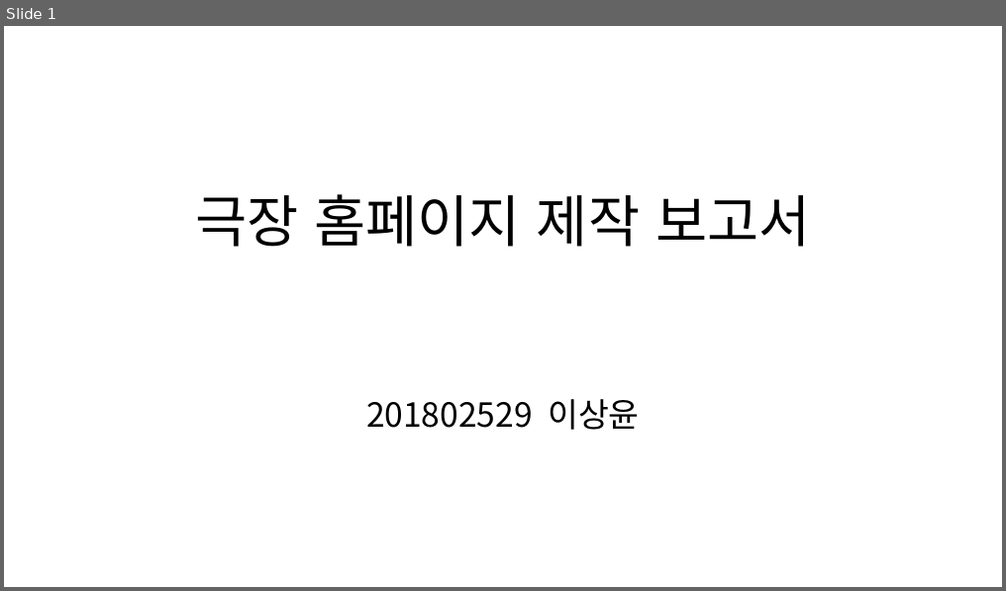
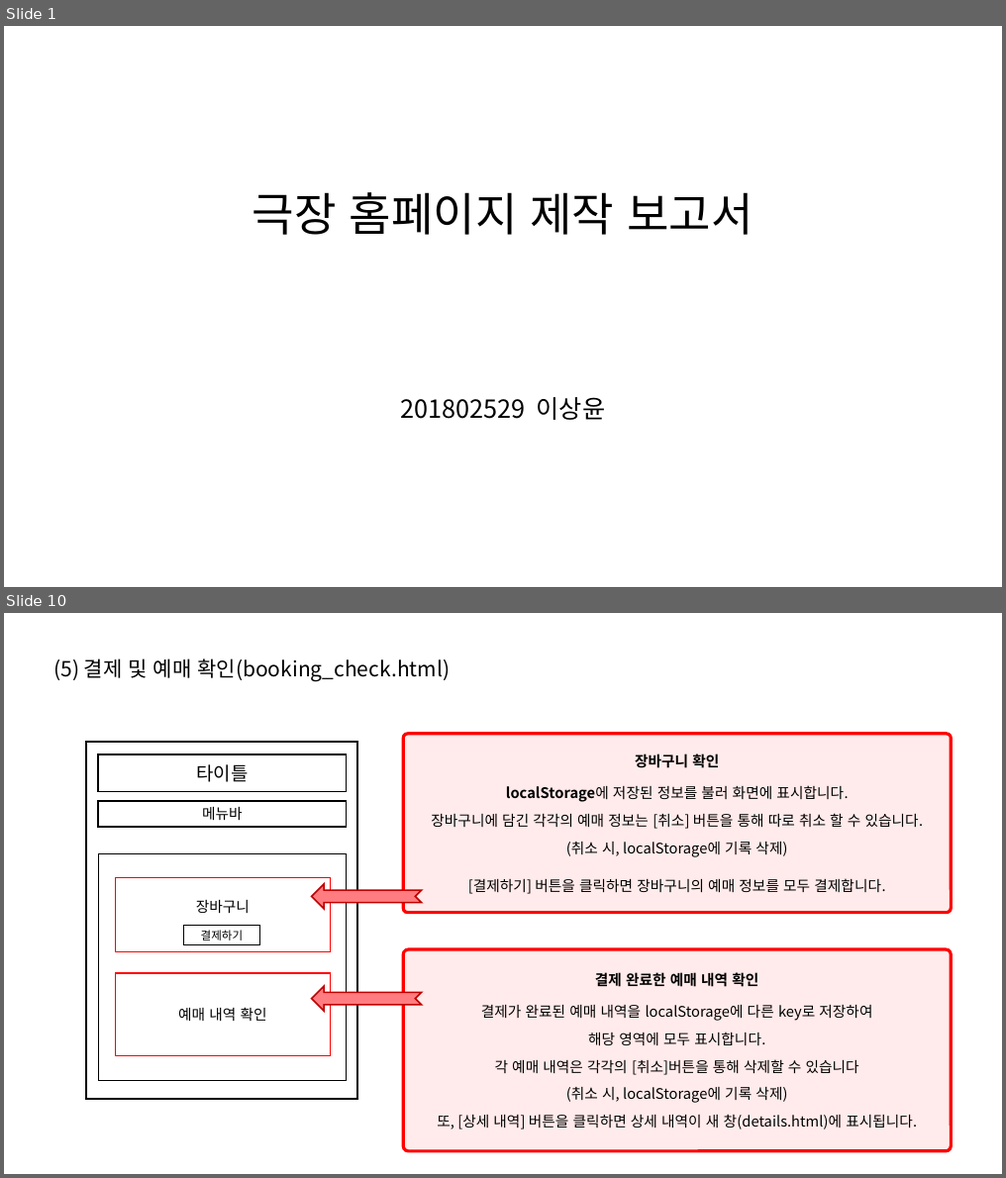
Before and after one commit to SangYoonLee1231/Cinema, a slide deck: 보고서-이상윤.pptx. Shown one above the other, each under a label of ours: slide 1 before the commit, slides 1 and 10 after it; the slides between them are not shown. The pictures are 1006x591 and 1006x1178 pixels, drawn with LibreOffice and Linux fonts; fonts in the diff are those of the drawing. Boxes give left, top, right and bottom in pixels: in the first picture for what was removed or moved away, otherwise in the second. Text is boxed around its words. In the diff, an @@ line names an element or a change of style, - is before the commit and + after.

```diff
--- a/보고서-이상윤.pptx
+++ b/보고서-이상윤.pptx
@@ slide 10 added at box(4, 613, 1002, 1174), background #FFFFFF @@
@@ text added at box(54, 659, 450, 681), 20 pt, text #000000 @@
+(5) 결제 및 예매 확인(booking_check.html)
@@ rectangle added at box(86, 742, 358, 1100), fill #FFFFFF, outline #000000 2 pt @@
@@ rectangle added at box(98, 755, 347, 792), fill #FFFFFF, outline #000000 1.75 pt, 18 pt, text #000000 @@
+타이틀
@@ rounded rectangle added at box(403, 734, 951, 912), fill #FFEBEB, outline #FF0000 3 pt @@
@@ text added at box(431, 754, 924, 894), 14 pt, text #000000 @@
+장바구니 확인
+localStorage에 저장된 정보를 불러 화면에 표시합니다.
+장바구니에 담긴 각각의 예매 정보는 [취소] 버튼을 통해 따로 취소 할 수 있습니다.
+(취소 시, localStorage에 기록 삭제)
+[결제하기] 버튼을 클릭하면 장바구니의 예매 정보를 모두 결제합니다.
@@ rectangle added at box(98, 801, 347, 827), fill #FFFFFF, outline #000000 1.75 pt, 14 pt, text #000000 @@
+메뉴바
@@ rectangle added at box(98, 854, 347, 1081), fill #FFFFFF, outline #000000 1.25 pt @@
@@ rectangle added at box(116, 878, 331, 953), fill #FFFFFF, outline #FF0000 1.5 pt, 14 pt, text #000000 @@
+장바구니
@@ notched right arrow added at box(312, 884, 422, 909), fill #FF7C80, outline #C00000 1.5 pt @@
@@ rectangle added at box(183, 926, 259, 946), fill #FFFFFF, outline #000000 1.25 pt, 11 pt, text #000000 @@
+결제하기
@@ rounded rectangle added at box(403, 950, 951, 1152), fill #FFEBEB, outline #FF0000 3 pt @@
@@ rectangle added at box(116, 973, 331, 1057), fill #FFFFFF, outline #FF0000 1.5 pt, 14 pt, text #000000 @@
+예매 내역 확인
@@ notched right arrow added at box(312, 986, 422, 1011), fill #FF7C80, outline #C00000 1.5 pt @@
@@ text added at box(437, 972, 917, 1130), 14 pt, text #000000 @@
+결제 완료한 예매 내역 확인
+결제가 완료된 예매 내역을 localStorage에 다른 key로 저장하여
+해당 영역에 모두 표시합니다.
+각 예매 내역은 각각의 [취소]버튼을 통해 삭제할 수 있습니다
+(취소 시, localStorage에 기록 삭제)
+또, [상세 내역] 버튼을 클릭하면 상세 내역이 새 창(details.html)에 표시됩니다.
@@ slide 1 changed as well @@
@@ text "극장 홈페이지 제작 보고서": place and size @@
-text "극장 홈페이지 제작 보고서" at box(195, 194, 810, 247)
+text "극장 홈페이지 제작 보고서" at box(252, 192, 752, 235)
@@ text "극장 홈페이지 제작 보고서" at box(252, 192, 752, 235): size 54 to 44 pt @@
@@ text "201802529 이상윤": place and size @@
-text "201802529 이상윤" at box(366, 399, 640, 430)
+text "201802529 이상윤" at box(401, 397, 606, 420)
@@ text "201802529 이상윤" at box(401, 397, 606, 420): size 32 to 24 pt @@
```
Also in this commit, not shown: 1 other slide changed, 8 other slides added, 1 slide removed, 18 other files.
